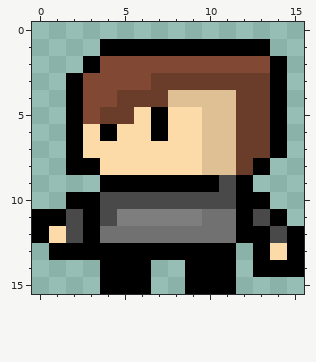
Two versions of one pixel-art sprite, run_tree/data/sprites/player/player-walk-side-1.png. The picture above is the old version.
The file is 16x16 pixels.
After:
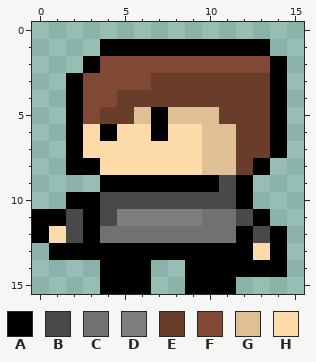
Palette (. is transparent): A #000000  B #494949  C #717171  D #7e7e7e  E #6a3c2a  F #814933  G #dec094  H #fddba9
From old to new:
@@ x 4..13 @@
  3 FFFEEEEEEE
- 4 FEEEGGGGEE
- 5 EEHAHHGGEE
+ 4 FEEEEEEEEE
+ 5 EEGAGGGEEE
  6 AHHAHHGGEE
@@ x 10..15 @@
  9 ABA...
-10 BBAA..
-11 CCABA.
-12 CCAABA
-13 AA.AHA
-14 AA.AAA
+10 BBA...
+11 CCBA..
+12 CCABA.
+13 AAAHA.
+14 AAAAA.
 15 AA....
